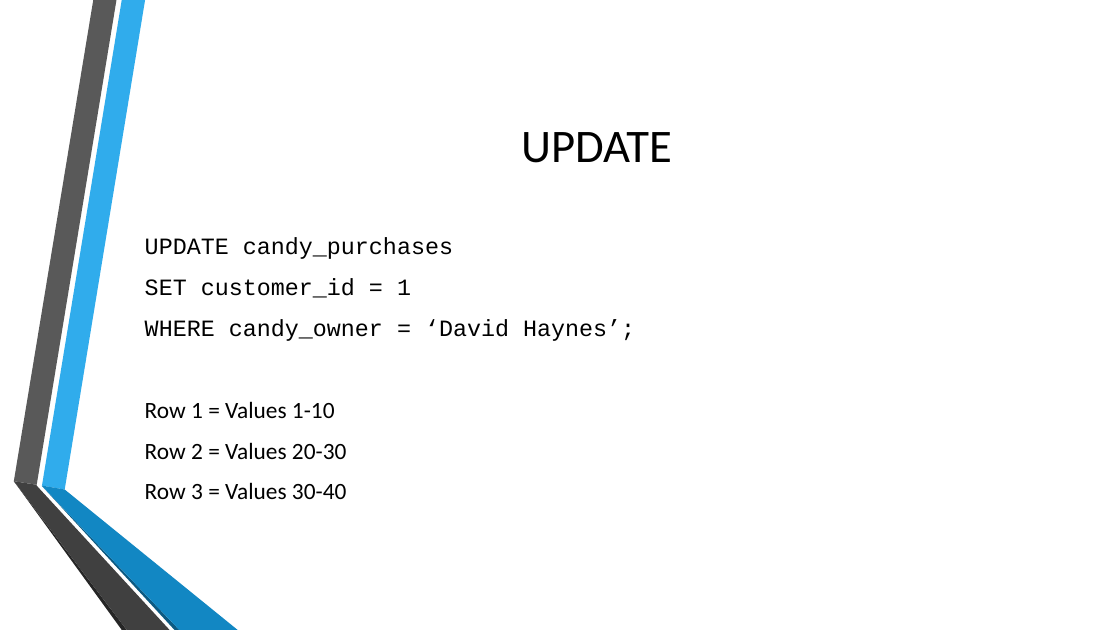
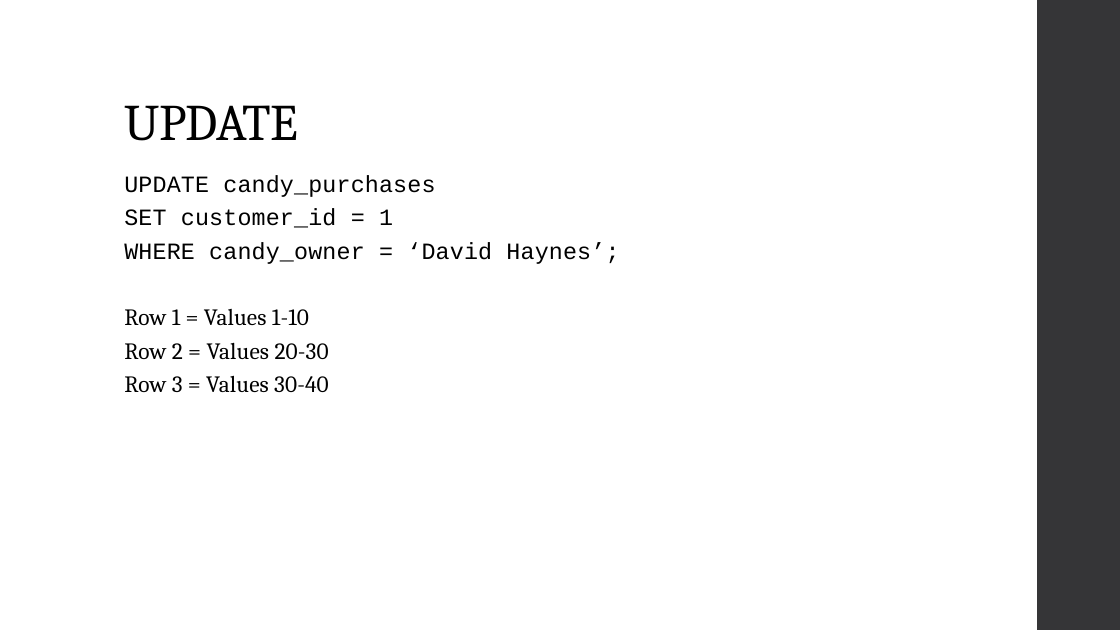
Before and after one commit to MGIS-UMN/GIS5577_week3, a slide deck: slide 23 of Database_Management.odp (slide 20 before the commit). Drawn at 1120x630 pixels with LibreOffice and Linux fonts; fonts in the diff are those of the drawing; background and template pictures are left out. Boxes give left, top, right and bottom in pixels: in the first picture for what was removed or moved away, otherwise in the second. Text is boxed around its words. In the diff, an @@ line names an element or a change of style, - is before the commit and + after.

```diff
--- a/Database_Management.odp
+++ b/Database_Management.odp
@@ freeform shape added at (1038,0,1120,630), fill #353537 @@
@@ title "UPDATE": place and size @@
-title "UPDATE" at (521,132,672,163)
+title "UPDATE" at (124,105,298,141)
@@ title "UPDATE" at (124,105,298,141): size 40 to 44 pt, font Calibri to Cambria, letter spacing 0 to -0.5 pt; alignment centre to left; line spacing 1 to 0.9; vertical alignment middle to bottom @@
@@ text "UPDATE candy_purchases": place and size @@
-text "UPDATE candy_purchases" at (145,237,635,499)
+text "UPDATE candy_purchases" at (124,175,619,392)
@@ text "UPDATE candy_purchases" at (124,175,619,392): letter spacing 0 to 0.1 pt; font Calibri to Cambria in "Row 1 = Values 1-10", "Row 2 = Values 20-30", "Row 3 = Values 30-40"; line spacing 1 to 0.9; less space between paragraphs; vertical alignment middle to top @@
@@ group removed at (13,0,238,630): 6 freeform shapes @@
```
Also in this commit, not shown: 40 other slides changed, 5 slides added, 3 other files.
